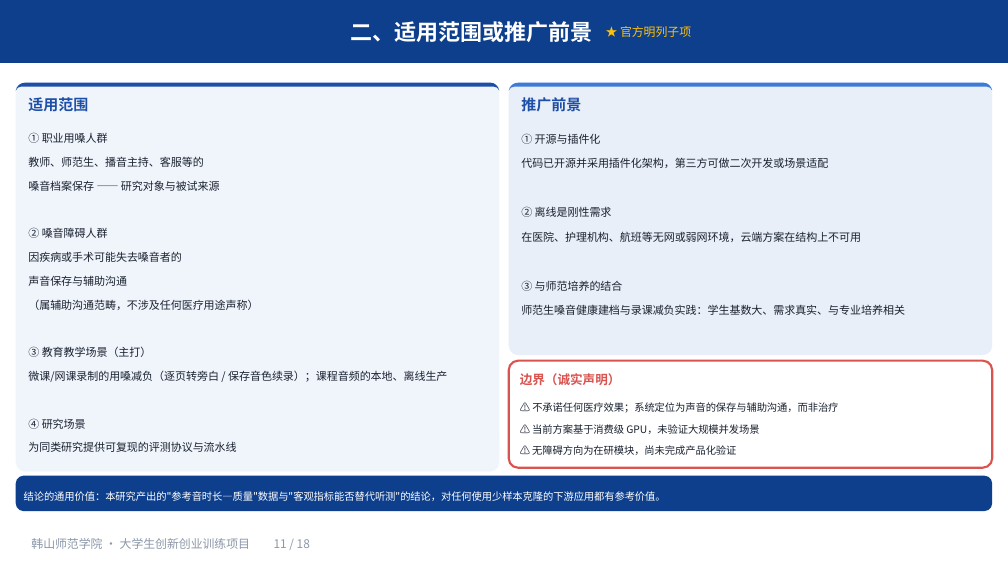
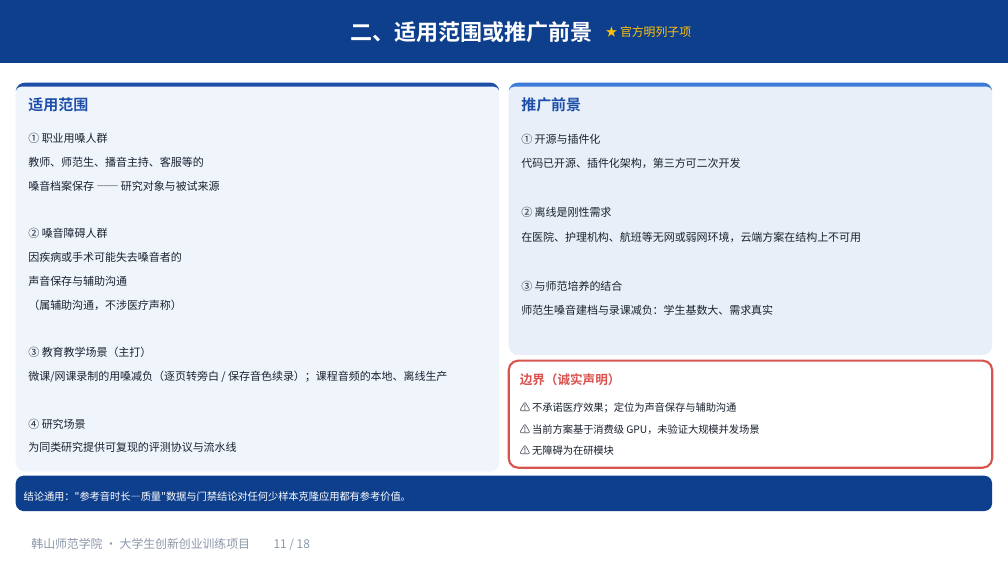
Before and after one commit to mouxu66/voice-morph, a slide deck: slide 11 of docs/大创申报-2026-10/大创申报PPT.pptx. Drawn at 1008x567 pixels with LibreOffice and Linux fonts; fonts in the diff are those of the drawing. Boxes give left, top, right and bottom in pixels: in the first picture for what was removed or moved away, otherwise in the second. Text is boxed around its words. In the diff, an @@ line names an element or a change of style, - is before the commit and + after.

Commit message:
docs(dachuang): 申报书与 PPT 全面精简 —— 删导语压缩段落表格，为纸质打印减页
- 申报书 md+docx 同步精简：删 13 段纯导语（"对应官方要求第 N 项"等）、
  压缩 48 段长句、压缩 31 个表格 cell、删 1 行低价值表行（纵向随访，信息在 §2.2/§2.5 已覆盖），
  总字数 11343 → 9757（-14%），官方 5 条结构/数字/口径红线全保留
- PPT 19 页结构不动，38 条文字密度压缩（含修正"立案后"错字），466KB ≤ 10M
- 新增 tools/dachuang_docx_condense.py 与 dachuang_pptx_condense.py：定点替换、幂等可重跑、带未命中自检

```diff
--- a/docs/大创申报-2026-10/大创申报PPT.pptx
+++ b/docs/大创申报-2026-10/大创申报PPT.pptx
@@ text at box(521, 157, 740, 217): text changed @@
-代码已开源并采用插件化架构，第三方可做二次开发或场景适配
-② 离线是刚性需求
+代码已开源、插件化架构，第三方可二次开发
+② 离线是刚性需求
@@ text at box(28, 299, 181, 357): text changed @@
-（属辅助沟通范畴，不涉及任何医疗用途声称）
-③ 教育教学场景（主打）
+（属辅助沟通，不涉医疗声称）
+③ 教育教学场景（主打）
@@ text at box(521, 304, 773, 315): text changed @@
-师范生嗓音健康建档与录课减负实践：学生基数大、需求真实、与专业培养相关
+师范生嗓音建档与录课减负：学生基数大、需求真实
@@ text at box(532, 402, 736, 413): text changed @@
-⚠️ 不承诺任何医疗效果；系统定位为声音的保存与辅助沟通，而非治疗
+⚠️ 不承诺医疗效果；定位为声音保存与辅助沟通
@@ text at box(532, 445, 614, 455): text changed @@
-⚠️ 无障碍方向为在研模块，尚未完成产品化验证
+⚠️ 无障碍为在研模块
@@ text at box(24, 491, 411, 501): text changed @@
-结论的通用价值：本研究产出的"参考音时长—质量"数据与"客观指标能否替代听测"的结论，对任何使用少样本克隆的下游应用都有参考价值。
+结论通用："参考音时长—质量"数据与门禁结论对任何少样本克隆应用都有参考价值。
```
Also in this commit, not shown: 12 other slides changed, 4 other files.
